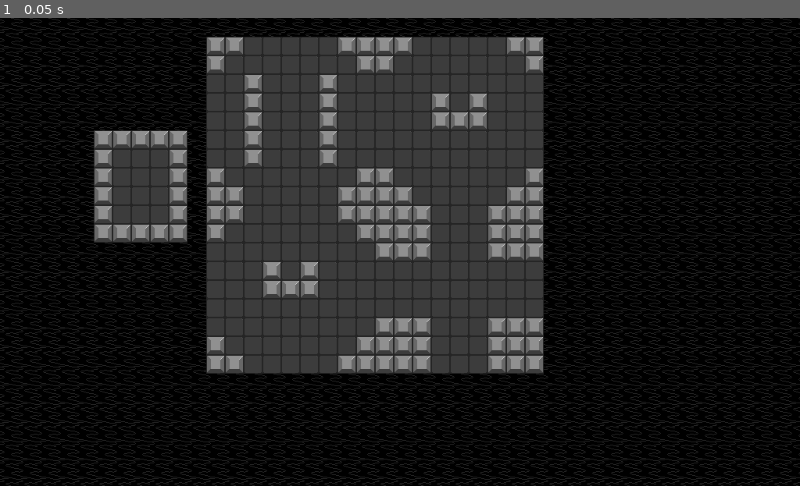
Above: before the commit, frame 1.
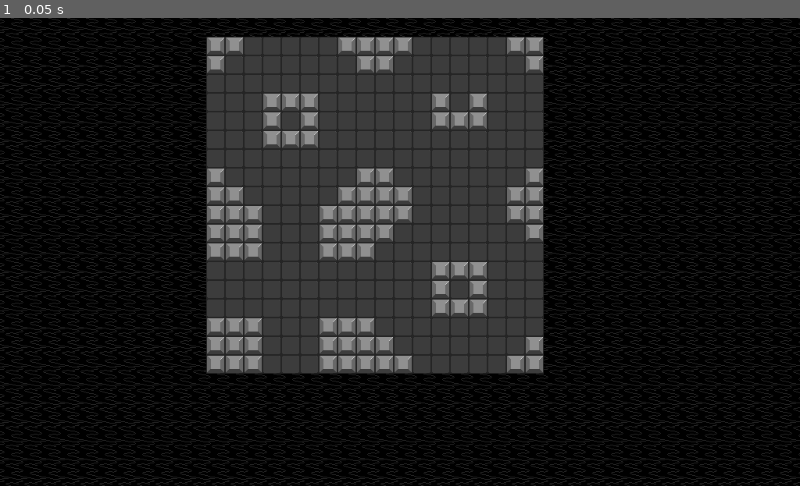
Above: after the commit, the same moment.

Repository: nuzcraft/mini_haquelike
Game: Godot game, scene res://Main.tscn
Same seed, same stepped clock (60 frames per second), same inputs: the game is played once before the commit and once after it.
Inputs:
- Up to frame 1 (0.05 s): no input

The runs differ from the first frame. In frame 1, 7.8% of the frame differs, in the area x 11-68%, y 12-76%.

Commit message:
moved code into dungeon generator class

Diff:
--- /dev/null
+++ b/DungeonGenerator.gd
@@ -0,0 +1,62 @@
+class_name DungeonGenerator
+
+const ROOM_SIZE = 9
+
+var rooms_layouts_data = preload("res://resources/room_layouts.png").get_data()
+
+var tiles = []
+var num_tiles_x = 0
+var num_tiles_y = 0
+
+var rng = RandomNumberGenerator.new()
+
+func _init(input_tiles):
+	tiles = input_tiles
+	num_tiles_x = tiles.size()
+	num_tiles_y = tiles[0].size()
+
+func generate_dungeon():
+	rng.randomize()
+	tiles = create_rect_in_2d_array(tiles, 0, 0, num_tiles_x, num_tiles_y, Tile)
+	tiles = generate_random_room(tiles, 11, 1)
+	tiles = generate_random_room(tiles, 20, 1)
+	tiles = generate_random_room(tiles, 11, 10)
+	tiles = generate_random_room(tiles, 20, 10)
+	return tiles
+
+func create_rect_in_2d_array(array, start_x, start_y, width, height, tile):
+	for i in range(start_x, start_x + width):
+		for j in range(start_y, start_y + height):
+			array[i][j] = tile.new(i, j)
+	return array
+
+func create_room_in_2d_array(array, start_x, start_y, width, height):
+	array = create_rect_in_2d_array(array, start_x, start_y, width, height, WallTile)
+	array = create_rect_in_2d_array(array, start_x + 1, start_y + 1, width - 2, height - 2, FloorTile)
+	return array
+
+func generate_random_room(tiles, map_x, map_y):
+	# get possible rooms based on room layout data
+	var image_size = rooms_layouts_data.get_size()
+	var num_rooms_x = image_size.x / ROOM_SIZE
+	var num_rooms_y = image_size.y / ROOM_SIZE
+	# choose a random room based on number of available rooms
+	var chosen_x = rng.randi_range(0, num_rooms_x - 1)
+	var chosen_y = rng.randi_range(0, num_rooms_y - 1)
+	# use the chosen values to get the starting position of the room in the image
+	var start_x = chosen_x * ROOM_SIZE
+	var start_y = chosen_y * ROOM_SIZE
+	# loop through each pixel of the room
+	for x in range(ROOM_SIZE):
+		for y in range(ROOM_SIZE):
+			rooms_layouts_data.lock()
+			var pixel = rooms_layouts_data.get_pixel(start_x + x, start_y + y)
+			# if the pixel is back, set the tile to a WallTile
+			var new_tile = Tile.new(map_x + x, map_y + y)
+			match pixel:
+				Color.black:
+					new_tile = WallTile.new(map_x + x, map_y + y)
+				Color.white:
+					new_tile = FloorTile.new(map_x + x, map_y + y)
+			tiles[map_x + x][map_y + y] = new_tile
+	return tiles
--- a/WorldTileMap.tscn
+++ b/WorldTileMap.tscn
@@ -1,7 +1,8 @@
 [gd_scene load_steps=3 format=2]
 
 [ext_resource path="res://WorldTileMap.gd" type="Script" id=1]
-[ext_resource path="res://BaseTileSet.tres" type="TileSet" id=2]
+[ext_resource path="res://tilesets/BaseTileSet.tres" type="TileSet" id=2]
+
 
 [node name="WorldTileMap" type="TileMap"]
 tile_set = ExtResource( 2 )
--- a/main.gd
+++ b/main.gd
@@ -1,32 +1,24 @@
 extends Node2D
 
 onready var tilemap := $WorldTileMap
-onready var rooms_layouts_data = preload("res://resources/room_layouts.png").get_data()
 
-const ROOM_SIZE = 9
-
-var rng = RandomNumberGenerator.new()
+const WORLD_SIZE_X = 45
+const WORLD_SIZE_Y = 25
 
 func _ready():
-	rng.randomize()
 	# create a simple 2d array to hold our initial map of tiles
-	var tiles = generate_world()
-	tiles = generate_random_room(tiles, 11, 1)
-	tiles = generate_random_room(tiles, 20, 1)
-	tiles = generate_random_room(tiles, 11, 10)
-	tiles = generate_random_room(tiles, 20, 10)
-
+	var tiles = generate_empty_world(WORLD_SIZE_X, WORLD_SIZE_Y)
+	var dungeonGenerator = DungeonGenerator.new(tiles)
+	tiles = dungeonGenerator.generate_dungeon()
 	set_tilemap_cells(tiles)
 
-func generate_world():
+func generate_empty_world(x_size, y_size):
 	var tiles = []
 	# fill space with empty tiles
-	for i in 45:
+	for i in x_size:
 		tiles.append([])
-		for j in 25:
+		for j in y_size:
 			tiles[i].append(null)
-	tiles = create_rect_in_2d_array(tiles, 0, 0, 45, 25, Tile)
-	tiles = create_room_in_2d_array(tiles, 5, 6, 5, 6)
 	return tiles
 
 func set_tilemap_cells(tiles) -> void:
@@ -35,40 +27,3 @@
 		for tile in tile_row:
 			var tile_type_int = tilemap.tile_type[tile.tile_type]
 			tilemap.set_cell(tile.x, tile.y, tile_type_int)
-
-func create_rect_in_2d_array(array, start_x, start_y, width, height, tile):
-	for i in range(start_x, start_x + width):
-		for j in range(start_y, start_y + height):
-			array[i][j] = tile.new(i, j)
-	return array
-
-func create_room_in_2d_array(array, start_x, start_y, width, height):
-	array = create_rect_in_2d_array(array, start_x, start_y, width, height, WallTile)
-	array = create_rect_in_2d_array(array, start_x + 1, start_y + 1, width - 2, height - 2, FloorTile)
-	return array
-
-func generate_random_room(tiles, map_x, map_y):
-	# get possible rooms based on room layout data
-	var image_size = rooms_layouts_data.get_size()
-	var num_rooms_x = image_size.x / ROOM_SIZE
-	var num_rooms_y = image_size.y / ROOM_SIZE
-	# choose a random room based on number of available rooms
-	var chosen_x = rng.randi_range(0, num_rooms_x - 1)
-	var chosen_y = rng.randi_range(0, num_rooms_y - 1)
-	# use the chosen values to get the starting position of the room in the image
-	var start_x = chosen_x * ROOM_SIZE
-	var start_y = chosen_y * ROOM_SIZE
-	# loop through each pixel of the room
-	for x in range(ROOM_SIZE):
-		for y in range(ROOM_SIZE):
-			rooms_layouts_data.lock()
-			var pixel = rooms_layouts_data.get_pixel(start_x + x, start_y + y)
-			# if the pixel is back, set the tile to a WallTile
-			var new_tile = Tile.new(map_x + x, map_y + y)
-			match pixel:
-				Color.black:
-					new_tile = WallTile.new(map_x + x, map_y + y)
-				Color.white:
-					new_tile = FloorTile.new(map_x + x, map_y + y)
-			tiles[map_x + x][map_y + y] = new_tile
-	return tiles
--- a/project.godot
+++ b/project.godot
@@ -9,6 +9,11 @@
 config_version=4
 
 _global_script_classes=[ {
+"base": "Reference",
+"class": "DungeonGenerator",
+"language": "GDScript",
+"path": "res://DungeonGenerator.gd"
+}, {
 "base": "Tile",
 "class": "FloorTile",
 "language": "GDScript",
@@ -25,6 +30,7 @@
 "path": "res://scripts/wall_tile.gd"
 } ]
 _global_script_class_icons={
+"DungeonGenerator": "",
 "FloorTile": "",
 "Tile": "",
 "WallTile": ""
--- /dev/null
+++ b/tilesets/BaseTileSet.tres
@@ -0,0 +1,57 @@
+[gd_resource type="TileSet" load_steps=3 format=2]
+
+[ext_resource path="res://resources/world_tiles.png" type="Texture" id=1]
+
+[sub_resource type="ConvexPolygonShape2D" id=1]
+points = PoolVector2Array( 24, 24, 0, 24, 0, 0, 24, 0 )
+
+[resource]
+0/name = "wall"
+0/texture = ExtResource( 1 )
+0/tex_offset = Vector2( 0, 0 )
+0/modulate = Color( 1, 1, 1, 1 )
+0/region = Rect2( 24, 24, 24, 24 )
+0/tile_mode = 0
+0/occluder_offset = Vector2( 0, 0 )
+0/navigation_offset = Vector2( 0, 0 )
+0/shape_offset = Vector2( 0, 0 )
+0/shape_transform = Transform2D( 1, 0, 0, 1, 0, 0 )
+0/shape = SubResource( 1 )
+0/shape_one_way = false
+0/shape_one_way_margin = 1.0
+0/shapes = [ {
+"autotile_coord": Vector2( 0, 0 ),
+"one_way": false,
+"one_way_margin": 1.0,
+"shape": SubResource( 1 ),
+"shape_transform": Transform2D( 1, 0, 0, 1, 0, 0 )
+} ]
+0/z_index = 0
+1/name = "floor"
+1/texture = ExtResource( 1 )
+1/tex_offset = Vector2( 0, 0 )
+1/modulate = Color( 1, 1, 1, 1 )
+1/region = Rect2( 96, 24, 24, 24 )
+1/tile_mode = 0
+1/occluder_offset = Vector2( 0, 0 )
+1/navigation_offset = Vector2( 0, 0 )
+1/shape_offset = Vector2( 0, 0 )
+1/shape_transform = Transform2D( 1, 0, 0, 1, 0, 0 )
+1/shape_one_way = false
+1/shape_one_way_margin = 0.0
+1/shapes = [  ]
+1/z_index = 0
+2/name = "empty"
+2/texture = ExtResource( 1 )
+2/tex_offset = Vector2( 0, 0 )
+2/modulate = Color( 1, 1, 1, 1 )
+2/region = Rect2( 888, 336, 24, 24 )
+2/tile_mode = 0
+2/occluder_offset = Vector2( 0, 0 )
+2/navigation_offset = Vector2( 0, 0 )
+2/shape_offset = Vector2( 0, 0 )
+2/shape_transform = Transform2D( 1, 0, 0, 1, 0, 0 )
+2/shape_one_way = false
+2/shape_one_way_margin = 0.0
+2/shapes = [  ]
+2/z_index = 0
--- /dev/null
+++ b/tilesets/CrumbledTileSet.tres
@@ -0,0 +1,57 @@
+[gd_resource type="TileSet" load_steps=3 format=2]
+
+[ext_resource path="res://resources/world_tiles.png" type="Texture" id=1]
+
+[sub_resource type="ConvexPolygonShape2D" id=1]
+points = PoolVector2Array( 24, 24, 0, 24, 0, 0, 24, 0 )
+
+[resource]
+0/name = "wall"
+0/texture = ExtResource( 1 )
+0/tex_offset = Vector2( 0, 0 )
+0/modulate = Color( 1, 1, 1, 1 )
+0/region = Rect2( 24, 48, 24, 24 )
+0/tile_mode = 0
+0/occluder_offset = Vector2( 0, 0 )
+0/navigation_offset = Vector2( 0, 0 )
+0/shape_offset = Vector2( 0, 0 )
+0/shape_transform = Transform2D( 1, 0, 0, 1, 0, 0 )
+0/shape = SubResource( 1 )
+0/shape_one_way = false
+0/shape_one_way_margin = 1.0
+0/shapes = [ {
+"autotile_coord": Vector2( 0, 0 ),
+"one_way": false,
+"one_way_margin": 1.0,
+"shape": SubResource( 1 ),
+"shape_transform": Transform2D( 1, 0, 0, 1, 0, 0 )
+} ]
+0/z_index = 0
+1/name = "floor"
+1/texture = ExtResource( 1 )
+1/tex_offset = Vector2( 0, 0 )
+1/modulate = Color( 1, 1, 1, 1 )
+1/region = Rect2( 120, 48, 24, 24 )
+1/tile_mode = 0
+1/occluder_offset = Vector2( 0, 0 )
+1/navigation_offset = Vector2( 0, 0 )
+1/shape_offset = Vector2( 0, 0 )
+1/shape_transform = Transform2D( 1, 0, 0, 1, 0, 0 )
+1/shape_one_way = false
+1/shape_one_way_margin = 0.0
+1/shapes = [  ]
+1/z_index = 0
+2/name = "empty"
+2/texture = ExtResource( 1 )
+2/tex_offset = Vector2( 0, 0 )
+2/modulate = Color( 1, 1, 1, 1 )
+2/region = Rect2( 888, 336, 24, 24 )
+2/tile_mode = 0
+2/occluder_offset = Vector2( 0, 0 )
+2/navigation_offset = Vector2( 0, 0 )
+2/shape_offset = Vector2( 0, 0 )
+2/shape_transform = Transform2D( 1, 0, 0, 1, 0, 0 )
+2/shape_one_way = false
+2/shape_one_way_margin = 0.0
+2/shapes = [  ]
+2/z_index = 0
